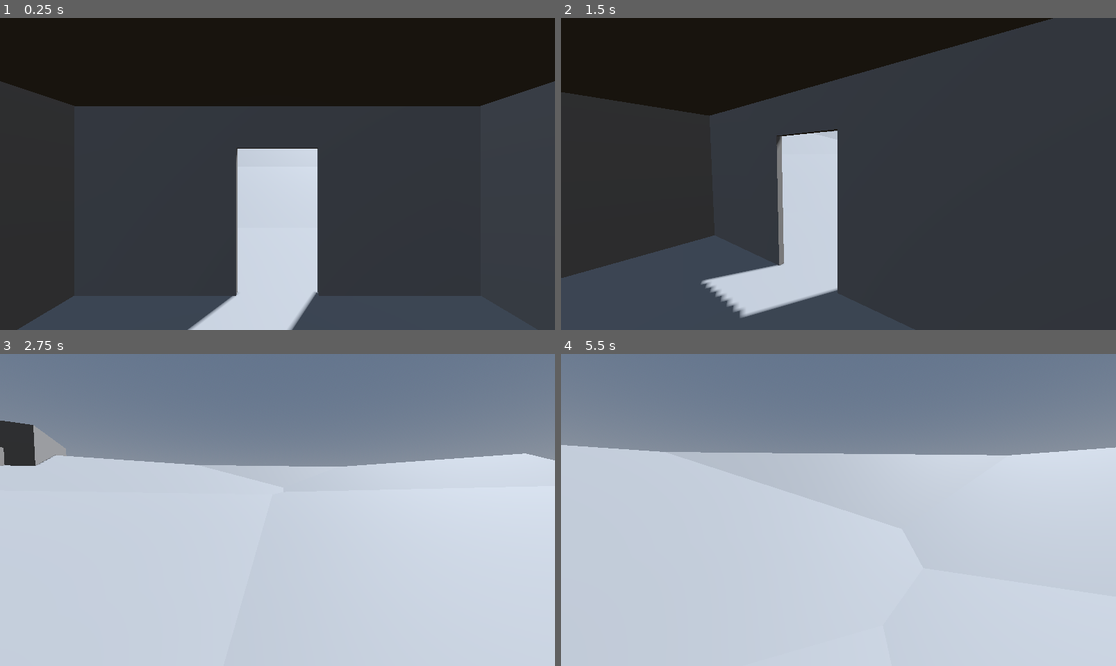
Above: before the commit, frames 1-4 (two rows, left to right).
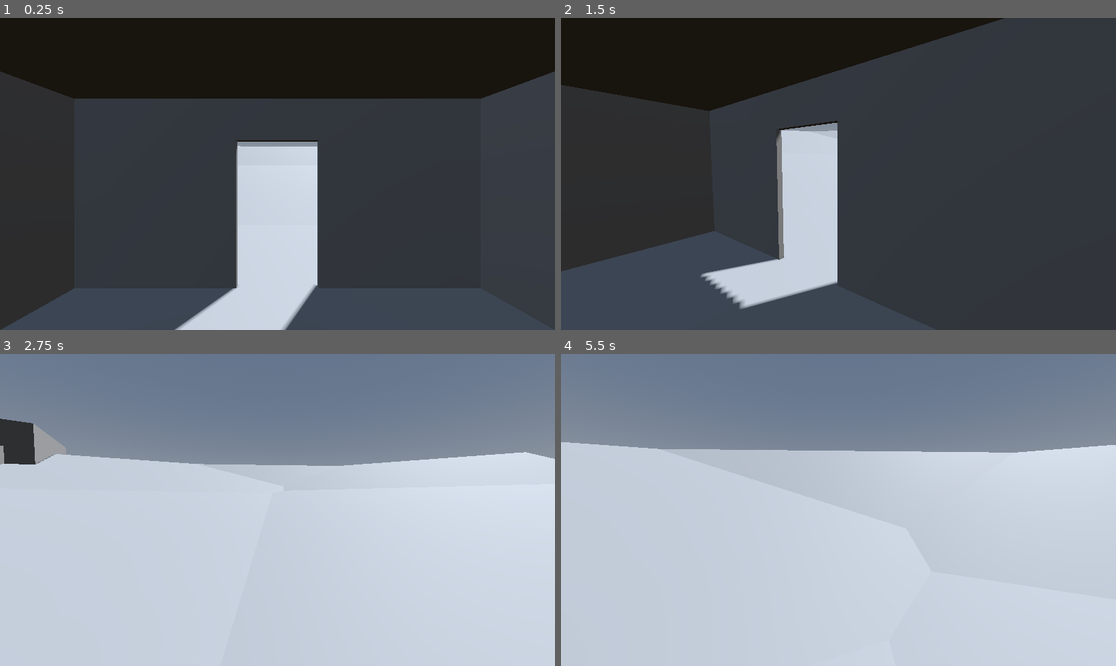
Above: after the commit, the same moments.

Repository: WindowsVista42/game-off-2025-game
Game: Godot game, scene res://scenes/main.tscn
Same seed, same stepped clock (60 frames per second), same inputs: the game is played once before the commit and once after it.
Inputs (mouse positions are in pixels of both pictures, inside the frame that each line leads up to):
- Up to frame 1 (0.25 s): no input
- Up to frame 2 (1.5 s): tap Enter at 0.5 s; move the mouse to (960, 158) at 0.52 s; hold Right (ui_right) 0.53-1.28 s; click (960, 158) at 0.67 s; move the mouse to (810, 174) at 1.27 s; hold Up (ui_up) from 1.28 s (still down)
- Up to frame 3 (2.75 s): keep holding Up (ui_up); move the mouse to (288, 503) at 2.02 s
- Up to frame 4 (5.5 s): keep holding Up (ui_up); move the mouse to (832, 516) at 2.77 s; move the mouse to (877, 513) at 3.52 s; move the mouse to (794, 506) at 4.27 s; move the mouse to (844, 510) at 5.02 s

The runs differ from the first frame. In frame 1, 4.1% of the frame differs, in the area x 0-100%, y 17-100%; in frame 2, 4.3%, in the area x 0-89%, y 0-96%; in frame 3, 0.4%; in frame 4, 0.9%.

Commit message:
More whiteboxing. Player character updated. Some sound stuff.

Diff:
--- a/project.godot
+++ b/project.godot
@@ -49,3 +49,7 @@
 , Object(InputEventKey,"resource_local_to_scene":false,"resource_name":"","device":-1,"window_id":0,"alt_pressed":false …(183 unchanged characters)…
 ]
 }
+
+[physics]
+
+3d/physics_engine="Jolt Physics"
--- a/scenes/level1.tscn
+++ b/scenes/level1.tscn
@@ -141,3 +141,151 @@
 [node name="CSGBox3D" type="CSGBox3D" parent="CSGCombiner3D"]
 transform = Transform3D(0.9396926, 0, -0.34202012, 0, 1, 0, 0.34202012, 0, 0.9396926, -13.707705, 1.049298, 0.44191736)
 size = Vector3(7.5, 4.1, 4.4)
+
+[node name="CSGCombiner3D2" type="CSGCombiner3D" parent="."]
+use_collision = true
+
+[node name="CSGBox3D4" type="CSGBox3D" parent="CSGCombiner3D2"]
+transform = Transform3D(5.066395e-07, 0, 0.99999964, 0, 1, 0, -0.99999964, 0, 5.066395e-07, 101.45958, -0.35325062, 78.21149)
+size = Vector3(22, 0.5, 18.300001)
+
+[node name="CSGBox3D3" type="CSGBox3D" parent="CSGCombiner3D2"]
+transform = Transform3D(-2.9802322e-08, 0, 1, 0, 1, 0, -1, 0, -2.9802322e-08, 91.2021, -0.30000195, 78.11785)
+size = Vector3(22, 0.5, 6.7000003)
+
+[node name="CSGBox3D8" type="CSGBox3D" parent="CSGCombiner3D2"]
+transform = Transform3D(0.34201992, 0, -0.93969214, 0, 1, 0, 0.93969214, 0, 0.34201992, 87.78231, -0.3, 58.25869)
+size = Vector3(22, 0.5, 6.7000003)
+
+[node name="CSGBox3D7" type="CSGBox3D" parent="CSGCombiner3D2"]
+transform = Transform3D(0.99999976, 0, -2.9802322e-08, 0, 1, 0, 2.9802322e-08, 0, 0.99999976, 76.341156, -0.3, 49.979347)
+size = Vector3(22, 0.5, 6.7000003)
+
+[node name="CSGBox3D10" type="CSGBox3D" parent="CSGCombiner3D2"]
+transform = Transform3D(-0.9299263, -0.17845757, -0.32154176, -0.1629466, 0.98379844, -0.07475753, 0.32967338, -0.017124698, -0.94393915, 44.810795, -3.58713, 64.63018)
+size = Vector3(22, 0.5, 6.7000003)
+
+[node name="CSGBox3D" type="CSGBox3D" parent="CSGCombiner3D2/CSGBox3D10"]
+transform = Transform3D(0.7660448, -3.1403033e-07, 0.6427876, 1.1175871e-08, 1.0000519, 1.1175871e-08, -0.6427879, 3.1432137e-09, 0.76604474, -10.22665, -0.70844555, -1.648529)
+operation = 2
+size = Vector3(17.95874, 4.8272095, 7.4300537)
+
+[node name="CSGBox3D9" type="CSGBox3D" parent="CSGCombiner3D2"]
+transform = Transform3D(-0.49240398, -0.08682419, -0.86602503, -0.17364809, 0.98480767, -2.9802322e-08, 0.85286814, 0.15038374, -0.50000006, 50.0672, -2.205826, 57.06666)
+size = Vector3(22, 0.5, 6.7000003)
+
+[node name="CSGBox3D" type="CSGBox3D" parent="CSGCombiner3D2/CSGBox3D9"]
+transform = Transform3D(0.9984451, 0.05575168, 8.046627e-07, -0.055751782, 0.9984447, -4.6044584e-06, -1.9751468e-07, -1.6378191e-08, 1, 7.27221, 0.4887874, 0.6563034)
+operation = 2
+size = Vector3(15.946777, 1.2959595, 9.233032)
+
+[node name="CSGBox3D6" type="CSGBox3D" parent="CSGCombiner3D2"]
+transform = Transform3D(-0.8660253, 0, 0.49999997, 0, 1, 0, -0.49999997, 0, -0.8660253, 57.49389, -0.3, 45.02227)
+size = Vector3(22, 0.5, 6.7000003)
+
+[node name="CSGBox3D5" type="CSGBox3D" parent="CSGCombiner3D2"]
+transform = Transform3D(0.5, 0, -0.8660254, 0, 1, 0, 0.8660254, 0, 0.5, 43.825, -0.3, 31.192)
+size = Vector3(22, 0.5, 6.7000003)
+
+[node name="CSGBox3D2" type="CSGBox3D" parent="CSGCombiner3D2"]
+transform = Transform3D(0.8660254, 0, -0.5, 0, 1, 0, 0.5, 0, 0.8660254, 30.2, -0.3, 17.199999)
+size = Vector3(22, 0.5, 6.7000003)
+
+[node name="CSGBox3D" type="CSGBox3D" parent="CSGCombiner3D2"]
+transform = Transform3D(1, 0, 0, 0, 1, 0, 0, 0, 1, 9.8, -0.3, 11.4)
+size = Vector3(25.2, 0.5, 6.7000003)
+
+[node name="CSGBox3D11" type="CSGBox3D" parent="CSGCombiner3D2"]
+transform = Transform3D(1, 0, 0, 0, 1, 0, 0, 0, 1, 16.994122, -5.062045, 66.67011)
+size = Vector3(40, 0.5, 30.65918)
+
+[node name="CSGCombiner3D3" type="CSGCombiner3D" parent="."]
+use_collision = true
+
+[node name="CSGBox3D3" type="CSGBox3D" parent="CSGCombiner3D3"]
+transform = Transform3D(0.7244041, -0.47851208, -0.4962522, 0.38696873, 0.87799954, -0.28173503, 0.57052183, 0.012055625, 0.82119465, 8.563742, -3.1638246, 36.42356)
+size = Vector3(9.151245, 0.36523438, 15.3203125)
+
+[node name="CSGBox3D7" type="CSGBox3D" parent="CSGCombiner3D3"]
+transform = Transform3D(0.7471874, -0.51027703, 0.42582747, 0.5317697, 0.8433359, 0.07750261, -0.39866275, 0.16853282, 0.901478, 11.557274, -1.2575482, 30.183529)
+size = Vector3(9.151245, 0.36523438, 15.3203125)
+
+[node name="CSGBox3D6" type="CSGBox3D" parent="CSGCombiner3D3"]
+transform = Transform3D(0.9750162, 0.061042536, -0.2135824, -0.14426932, 0.90513027, -0.39990792, 0.16890855, 0.4207299, 0.8913221, 2.8445, -2.8539665, 27.724089)
+size = Vector3(9.151245, 0.36523438, 15.3203125)
+
+[node name="CSGBox3D5" type="CSGBox3D" parent="CSGCombiner3D3"]
+transform = Transform3D(0.91067034, -0.2825754, -0.30138126, 0.16509883, 0.9176365, -0.36150494, 0.37871087, 0.27945402, 0.8823167, 7.67432, -2.191156, 29.122223)
+size = Vector3(9.151245, 0.36523438, 15.3203125)
+
+[node name="CSGBox3D2" type="CSGBox3D" parent="CSGCombiner3D3"]
+transform = Transform3D(0.9772484, -0.1311609, -0.16668065, 0.10124044, 0.9790226, -0.1768196, 0.18637596, 0.15592179, 0.9700268, 5.0956883, -3.9187913, 35.165596)
+size = Vector3(9.151245, 0.36523438, 15.3203125)
+
+[node name="CSGBox3D14" type="CSGBox3D" parent="CSGCombiner3D3"]
+transform = Transform3D(0.9772484, -0.11765741, -0.17647198, 0.101240434, 0.9898899, -0.09934038, 0.18637595, 0.07921404, 0.97927976, 3.1283596, -5.0085964, 43.856552)
+size = Vector3(9.977478, 0.36523438, 17.061035)
+
+[node name="CSGBox3D15" type="CSGBox3D" parent="CSGCombiner3D3"]
+transform = Transform3D(0.99941593, -0.0032167975, 0.03401506, 9.9312514e-05, 0.9958279, 0.09125688, -0.034166735, -0.09120036, 0.9952464, 5.003142, -5.699212, 44.598957)
+size = Vector3(16.465324, 0.36523438, 14.187866)
+
+[node name="CSGBox3D" type="CSGBox3D" parent="CSGCombiner3D3"]
+transform = Transform3D(1, 0, 0, 0, 0.9848077, -0.17364818, 0, 0.17364818, 0.9848077, 0.95207787, -4.234393, 34.455467)
+size = Vector3(4.828125, 0.36523438, 15.3203125)
+
+[node name="CSGBox3D11" type="CSGBox3D" parent="CSGCombiner3D3"]
+transform = Transform3D(0.34543025, 0, -0.938441, 0, 1, 0, 0.938441, 0, 0.34543025, 38.227634, -1.2974253, 34.128765)
+size = Vector3(22.629517, 2.777832, 11.838032)
+
+[node name="CSGBox3D10" type="CSGBox3D" parent="CSGCombiner3D3"]
+transform = Transform3D(0.82019114, 0, -0.57208675, 0, 1, 0, 0.57208675, 0, 0.82019114, 24.94059, -1.2709169, 21.144379)
+size = Vector3(21.225586, 2.777832, 9.154579)
+
+[node name="CSGBox3D8" type="CSGBox3D" parent="CSGCombiner3D3"]
+transform = Transform3D(0.9957762, 0, 0.091814466, 0, 1, 0, -0.091814466, 0, 0.9957762, 7.2306757, -0.6354575, 17.21291)
+size = Vector3(21.225586, 2.777832, 8.060135)
+
+[node name="CSGBox3D4" type="CSGBox3D" parent="CSGCombiner3D3"]
+transform = Transform3D(1, 0, 0, 0, 1, 0, 0, 0, 1, 12.384352, 5.45508, 28.59183)
+operation = 2
+size = Vector3(75.812164, 10.794434, 34.213867)
+
+[node name="CSGCylinder3D" type="CSGCylinder3D" parent="CSGCombiner3D3"]
+transform = Transform3D(-4.371139e-08, 1, 0, -1, -4.371139e-08, 0, 0, 0, 1, 6.6957846, 1.429811, 18.210632)
+operation = 2
+radius = 1.8823242
+height = 21.794067
+
+[node name="CSGCylinder3D2" type="CSGCylinder3D" parent="CSGCombiner3D3"]
+transform = Transform3D(-3.4809585e-08, 0.7963505, -0.60483545, -1, -4.371139e-08, 0, -2.6438197e-08, 0.60483545, 0.7963505, 27.56197, 1.4298091, 25.046535)
+operation = 2
+radius = 1.8823242
+height = 20.646362
+
+[node name="CSGBox3D13" type="CSGBox3D" parent="CSGCombiner3D3"]
+transform = Transform3D(-0.2754236, 0.13249329, -0.95214885, 0.109925054, 0.9883007, 0.10572647, 0.9550178, -0.07554553, -0.28676543, 38.19569, 6.31599, 39.559666)
+operation = 2
+size = Vector3(50.483704, 10.794434, 34.213867)
+
+[node name="CSGBox3D12" type="CSGBox3D" parent="CSGCombiner3D3"]
+transform = Transform3D(0.86602545, 0.13728169, -0.48078442, -3.964372e-09, 0.96156895, 0.2745634, 0.50000024, -0.23777887, 0.8327433, 26.606508, 5.710041, 19.313568)
+operation = 2
+size = Vector3(50.483704, 10.794434, 34.213867)
+
+[node name="CSGBox3D9" type="CSGBox3D" parent="CSGCombiner3D3"]
+transform = Transform3D(1, 0, 0, 0, 0.99034566, 0.13862, 0, -0.13862, 0.99034566, -0.55975723, 5.7573805, 17.33768)
+operation = 2
+size = Vector3(50.483704, 10.794434, 34.213867)
+
+[node name="CSGBox3D16" type="CSGBox3D" parent="CSGCombiner3D3"]
+transform = Transform3D(0.8855477, 0, 0.4645484, 0, 1, 0, -0.4645484, 0, 0.8855477, 7.6391726, -3.6395483, 44.30221)
+size = Vector3(4.357666, 3.7021484, 3.5854492)
+
+[node name="CSGBox3D17" type="CSGBox3D" parent="CSGCombiner3D3"]
+transform = Transform3D(0.17149928, 0, 0.9851843, 0, 1, 0, -0.9851843, 0, 0.17149928, 10.964455, -2.3840442, 41.219807)
+size = Vector3(4.357666, 3.7021484, 3.5854492)
+
+[node name="CSGBox3D18" type="CSGBox3D" parent="CSGCombiner3D3"]
+transform = Transform3D(0.69036496, 0, 0.7234614, 0, 1, 0, -0.7234614, 0, 0.69036496, 13.082036, -1.0185752, 38.917236)
+size = Vector3(4.357666, 3.7021484, 3.5854492)
--- a/scenes/main.tscn
+++ b/scenes/main.tscn
@@ -24,4 +24,3 @@
 [node name="Level 1" parent="." instance=ExtResource("1_0wfyh")]
 
 [node name="Player" parent="." instance=ExtResource("1_o5qli")]
-transform = Transform3D(1, 0, 0, 0, 1, 0, 0, 0, 1, 0, 0.9713739, 0)
--- /dev/null
+++ b/scenes/play_sound.tscn
@@ -0,0 +1,20 @@
+[gd_scene load_steps=3 format=3 uid="uid://cynbprel43yk8"]
+
+[ext_resource type="PackedScene" uid="uid://rvg5huilaqb6" path="res://scenes/player.tscn" id="1_8cnto"]
+[ext_resource type="AudioStream" uid="uid://d4m64j5iqhpqg" path="res://sounds/temp.wav" id="1_milar"]
+
+[node name="PlaySound" type="Node3D"]
+
+[node name="CSGBox3D" type="CSGBox3D" parent="."]
+transform = Transform3D(1, 0, 0, 0, 1, 0, 0, 0, 1, 0, -0.25, -0.4499998)
+use_collision = true
+size = Vector3(6.3, 0.5, 8.2)
+
+[node name="AudioStreamPlayer3D" type="AudioStreamPlayer3D" parent="."]
+transform = Transform3D(1, 0, 0, 0, 1, 0, 0, 0, 1, 0, 1.5938708, -6.2176647)
+stream = ExtResource("1_milar")
+volume_db = 12.94
+autoplay = true
+max_distance = 7.0
+
+[node name="Player" parent="." instance=ExtResource("1_8cnto")]
--- a/scenes/player.tscn
+++ b/scenes/player.tscn
@@ -1,11 +1,14 @@
-[gd_scene load_steps=4 format=3 uid="uid://rvg5huilaqb6"]
+[gd_scene load_steps=5 format=3 uid="uid://rvg5huilaqb6"]
 
 [ext_resource type="Script" uid="uid://bh6tmdb26jcdc" path="res://scripts/character_body_3d.gd" id="1_g2els"]
 [ext_resource type="Script" uid="uid://l2g6f5m8d1oe" path="res://scripts/camera_3d.gd" id="2_qhqgy"]
 
-[sub_resource type="CapsuleShape3D" id="CapsuleShape3D_rxg2q"]
-radius = 0.25
-height = 1.8525391
+[sub_resource type="SeparationRayShape3D" id="SeparationRayShape3D_g2els"]
+length = 0.16933972
+
+[sub_resource type="CapsuleShape3D" id="CapsuleShape3D_g2els"]
+radius = 0.24951172
+height = 1.5224609
 
 [node name="Player" type="CharacterBody3D"]
 axis_lock_angular_x = true
@@ -13,9 +16,18 @@
 axis_lock_angular_z = true
 script = ExtResource("1_g2els")
 
-[node name="CollisionShape3D" type="CollisionShape3D" parent="."]
-shape = SubResource("CapsuleShape3D_rxg2q")
+[node name="FloorCollider" type="CollisionShape3D" parent="."]
+transform = Transform3D(1, 0, 0, 0, -4.371139e-08, -1, 0, 1, -4.371139e-08, 0, 0.07319754, 0)
+shape = SubResource("SeparationRayShape3D_g2els")
+
+[node name="BodyCollider" type="CollisionShape3D" parent="."]
+transform = Transform3D(1, 0, 0, 0, 1, 0, 0, 0, 1, 0, 0.83391666, 0)
+shape = SubResource("CapsuleShape3D_g2els")
 
 [node name="Camera3D" type="Camera3D" parent="."]
-transform = Transform3D(1, 0, 0, 0, 1, 0, 0, 0, 1, 0, 0.8377031, 0)
+transform = Transform3D(1, 0, 0, 0, 1, 0, 0, 0, 1, 0, 1.5645641, 0)
 script = ExtResource("2_qhqgy")
+
+[node name="AudioListener3D" type="AudioListener3D" parent="."]
+transform = Transform3D(1, 0, 0, 0, 1, 0, 0, 0, 1, 0, 1.5407133, 0)
+current = true
Not shown, added: sounds/temp.wav.import
Not shown, added: sounds/temp.wav
